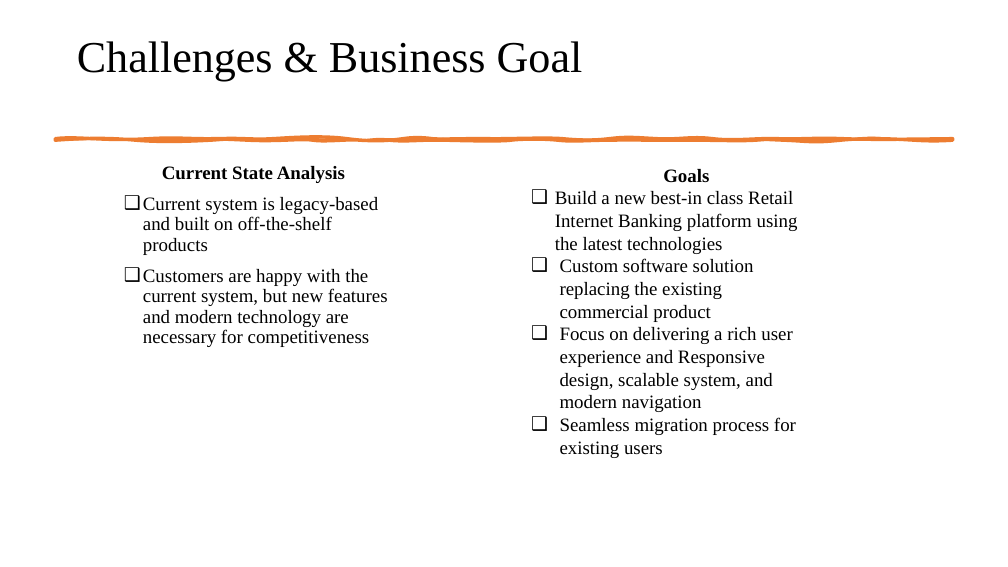
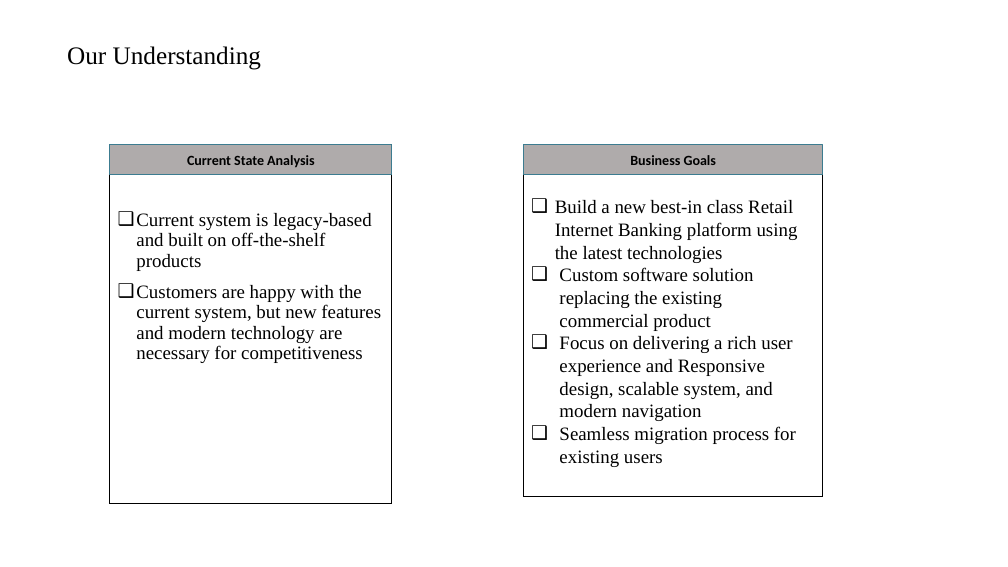
Before and after one commit to itsmeneeraj/alpha, a slide deck: slide 3 of Study - Note.pptx. Drawn at 1008x567 pixels with LibreOffice and Linux fonts; fonts in the diff are those of the drawing. Boxes give left, top, right and bottom in pixels: in the first picture for what was removed or moved away, otherwise in the second. Text is boxed around its words. In the diff, an @@ line names an element or a change of style, - is before the commit and + after.

```diff
--- a/Study - Note.pptx
+++ b/Study - Note.pptx
@@ text added at [67, 46, 261, 70], 24 pt, text #000000 @@
+Our Understanding
@@ title removed at [77, 41, 583, 82] @@
-Challenges & Business Goal
@@ freeform shape removed at [55, 138, 953, 140] @@
@@ text "Current system is legacy-based and ..." at [110, 144, 392, 504]: outline none to #000000 0.75 pt @@
@@ text "Current system is legacy-based and ...": place and size @@
-text "Current system is legacy-based and ..." at [143, 166, 388, 347]
+text "Current system is legacy-based and ..." at [110, 144, 392, 504]
@@ rectangle added at [110, 144, 392, 174], fill #AFABAB, outline #3C7C90 0.85 pt, 13.3 pt, text #000000, bold @@
+Current State Analysis
@@ rectangle "Build a new best-in class ...": place and size @@
-rectangle "Build a new best-in class ..." at [555, 169, 798, 458]
+rectangle "Build a new best-in class ..." at [524, 146, 823, 497]
@@ rectangle "Build a new best-in class ..." at [524, 146, 823, 497]: outline none to #000000 0.75 pt @@
@@ rectangle added at [524, 144, 823, 174], fill #AFABAB, outline #3C7C90 0.85 pt, 13.3 pt, text #000000, bold @@
+Business Goals
@@ text at [162, 166, 345, 183]: paragraph removed @@
-Current State Analysis
@@ text in rectangle at [663, 169, 709, 183]: paragraph removed @@
-Goals
```
Also in this commit, not shown: 5 other slides changed, 6 slides added, 2 slides removed, 1 other file.
